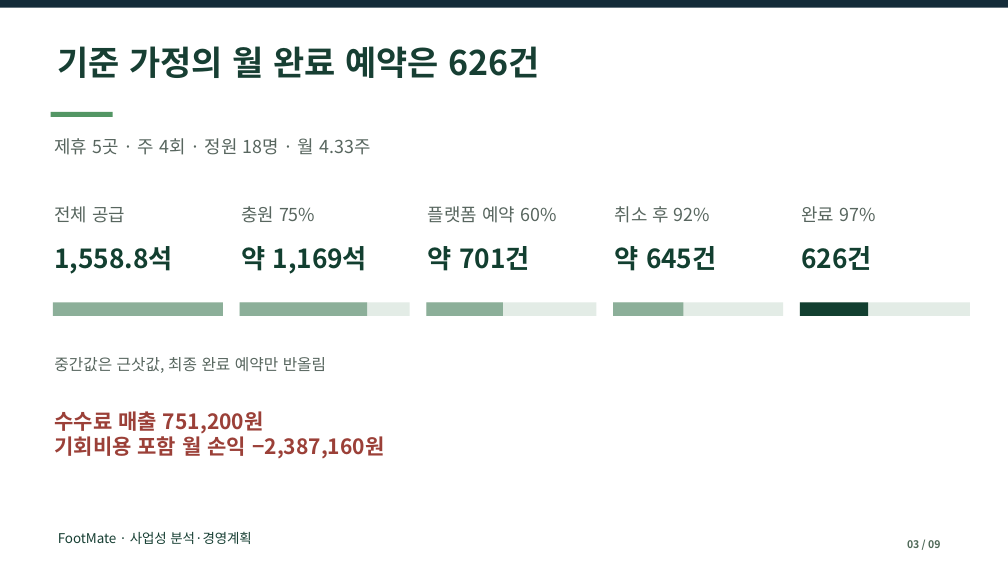
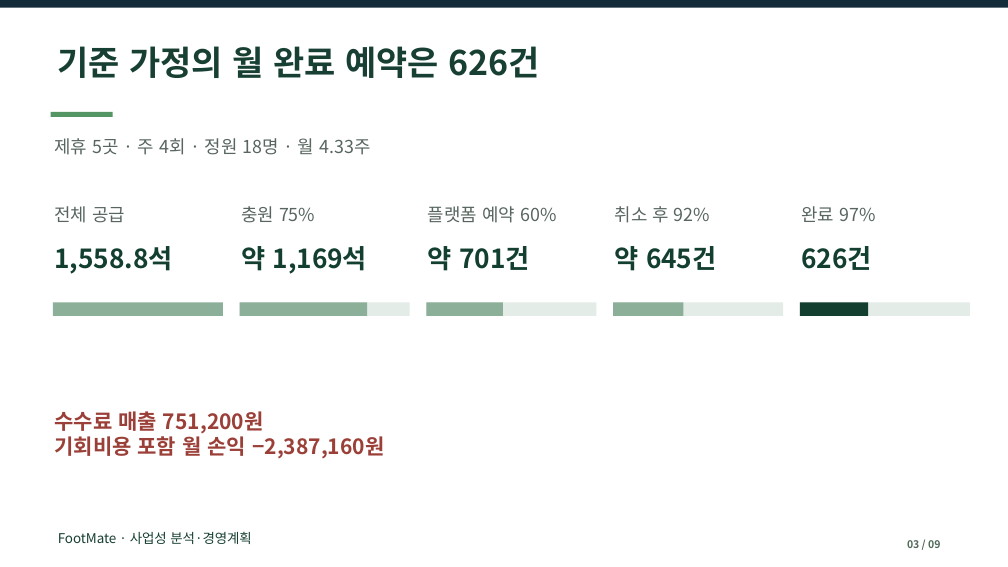
Before and after one commit to dohyunkimmm/footmate-case-study, a slide deck: slide 3 of src/case-study/downloads/footmate_report.pptx. Drawn at 1008x567 pixels with LibreOffice and Linux fonts; fonts in the diff are those of the drawing. Boxes give left, top, right and bottom in pixels: in the first picture for what was removed or moved away, otherwise in the second. Text is boxed around its words. In the diff, an @@ line names an element or a change of style, - is before the commit and + after.

```diff
--- a/src/case-study/downloads/footmate_report.pptx
+++ b/src/case-study/downloads/footmate_report.pptx
@@ text removed at bbox=[54, 357, 326, 373] @@
-중간값은 근삿값, 최종 완료 예약만 반올림
```
Also in this commit, not shown: 1 other slide changed, 15 other files.
